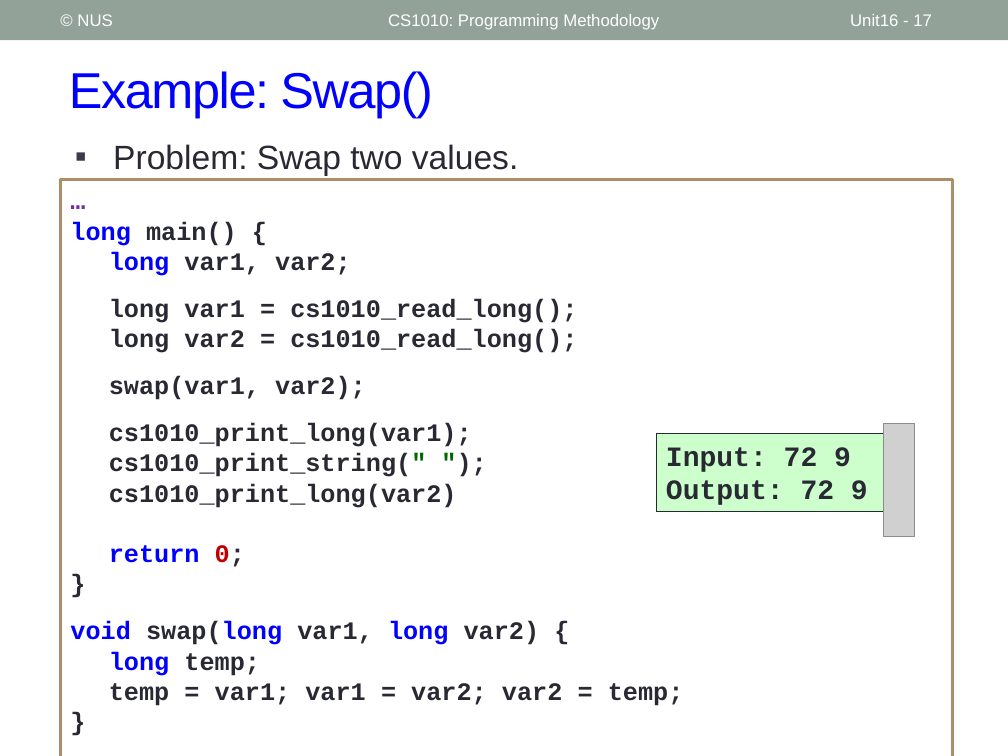
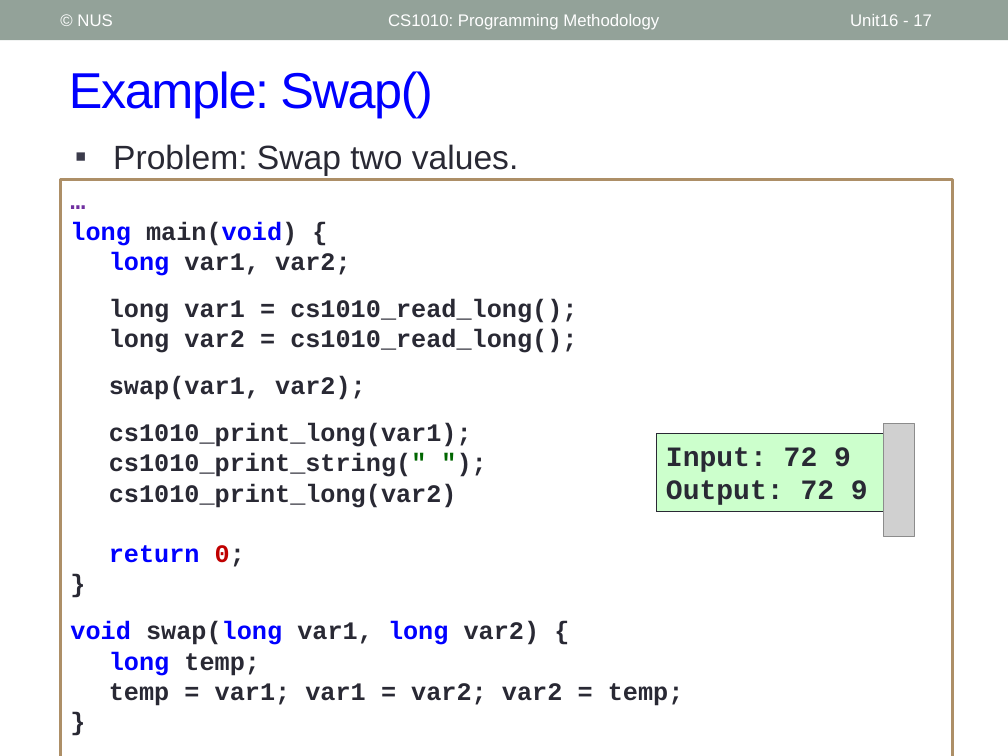
Before and after one commit to nus-cs1010-2526-s2/website, a slide deck: slide 17 of slides/Week8.pptx. Drawn at 1008x756 pixels with LibreOffice and Linux fonts; fonts in the diff are those of the drawing; grey boxes stand for pictures. Boxes give left, top, right and bottom in pixels: in the first picture for what was removed or moved away, otherwise in the second. Text is boxed around its words. In the diff, an @@ line names an element or a change of style, - is before the commit and + after.

```diff
--- a/slides/Week8.pptx
+++ b/slides/Week8.pptx
@@ text in rectangle at (x1=70, y1=221, x2=297, y2=246): text changed; text colour #292934 to #0000FF @@
-long main() {
+long main(void) {
```
Also in this commit, not shown: 2 other slides changed, 31 other files.
